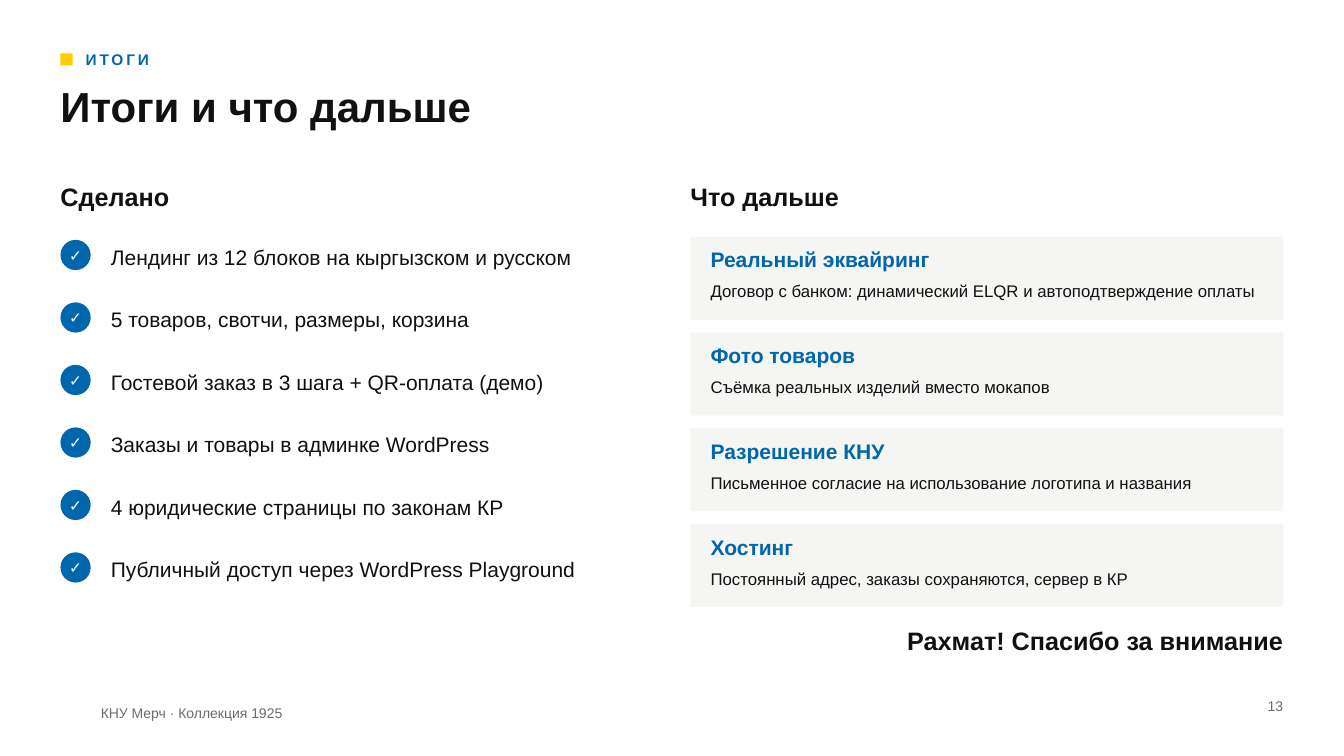
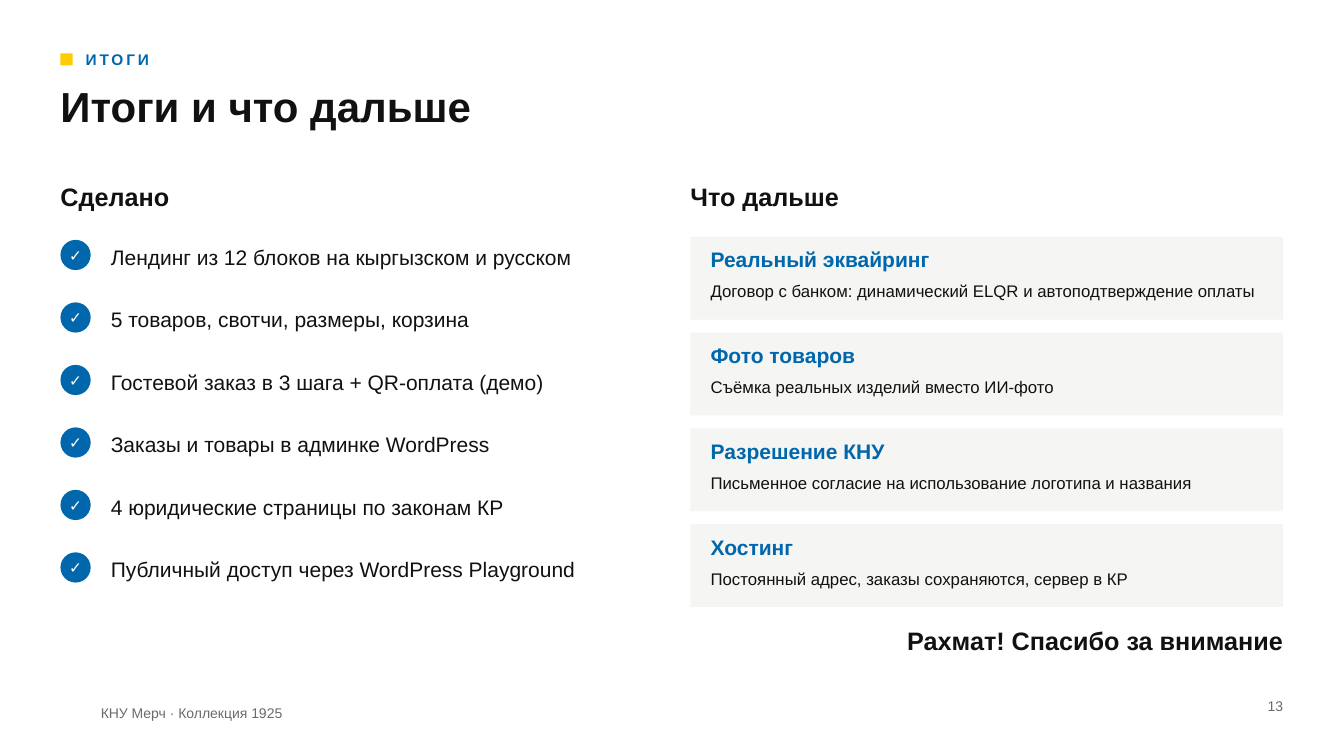
Before and after one commit to mrbokg/KNU-WEB, a slide deck: slide 13 of presentation/knu-merch.pptx. Drawn at 1344x756 pixels with LibreOffice and Linux fonts; fonts in the diff are those of the drawing; background and template pictures are left out. Boxes give left, top, right and bottom in pixels: in the first picture for what was removed or moved away, otherwise in the second. Text is boxed around its words. In the diff, an @@ line names an element or a change of style, - is before the commit and + after.

```diff
--- a/presentation/knu-merch.pptx
+++ b/presentation/knu-merch.pptx
@@ text at box(711, 380, 1053, 397): text changed @@
-Съёмка реальных изделий вместо мокапов
+Съёмка реальных изделий вместо ИИ-фото
```
Also in this commit, not shown: 4 other slides changed, 19 other files.
